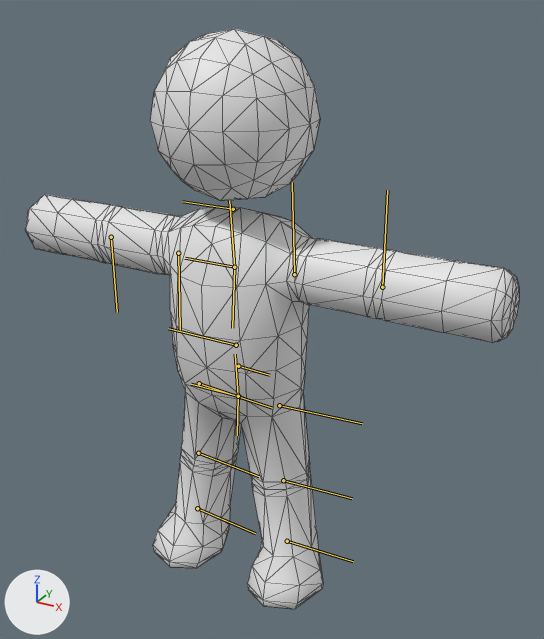
What one commit did to the FBX model Assets/Models/Civilian/Civilian.FBX.
One viewpoint serves both versions: a 50 mm lens placed at (0.0277, -0.0449, 0.0465), pointed at (0.0031, -0.0002, 0.0241). Every picture has the same lights, and +X, +Y and +Z are marked at lower left. The bones that bend it are drawn over the model as lines. Mesh edges are drawn as thin lines.

Objects in the first picture: 'Civilian'.
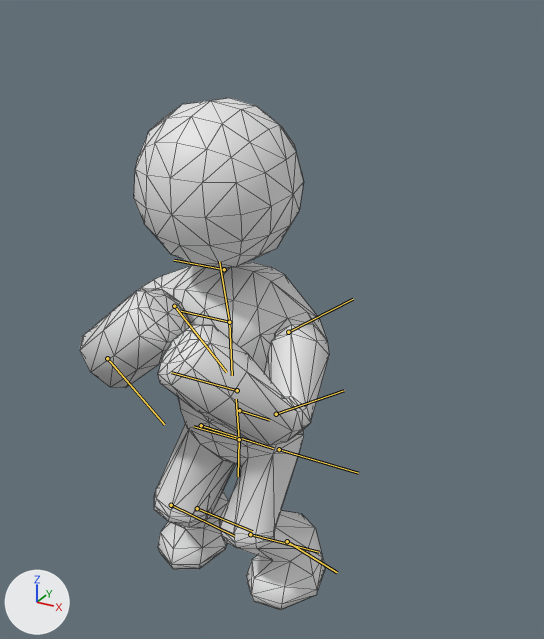
The newer file adds an action. The first version stands in its rest pose; the second is drawn at frame 38 of the action 'idle'.

Changed parts and their boxes [x1, y1, x2, y2] in the pictures (544 x 639 px):
'Civilian', posed (49% narrower, 12% shorter): before [25, 29, 519, 609]; after [80, 98, 329, 610]
bone 'Civilian_pelvis', root to tip: before (238, 366) to (269, 375); after (239, 410) to (269, 420)
bone 'Civilian_UpperlegL', root to tip: before (279, 405) to (362, 423); after (279, 449) to (358, 473)
bone 'Civilian_LowerlegL', root to tip: before (283, 480) to (352, 498); after (250, 534) to (319, 552)
bone 'Civilian_FootL', root to tip: before (287, 541) to (353, 561); after (287, 541) to (337, 572)
bone 'Civilian_UpperlegR', root to tip: before (199, 383) to (272, 408); after (201, 425) to (273, 448)
bone 'Civilian_LowerlegR', root to tip: before (198, 453) to (259, 476); after (171, 505) to (234, 536)
bone 'Civilian_FootR', root to tip: before (197, 508) to (255, 533); after (197, 508) to (252, 531)
bone 'Civilian_Spine2', root to tip: before (236, 345) to (168, 328); after (237, 390) to (171, 372)
bone 'Civilian_UpperarmL', root to tip: before (294, 274) to (292, 182); after (288, 332) to (353, 299)
bone 'Civilian_ForearmL', root to tip: before (382, 287) to (387, 190); after (276, 414) to (344, 390)
bone 'Civilian_UpperarmR', root to tip: before (178, 253) to (180, 330); after (174, 306) to (226, 372)
bone 'Civilian_ForearmR', root to tip: before (111, 237) to (117, 312); after (107, 358) to (164, 424)

The edits, one by one:
Bone 'Civilian_pelvis' (bone_civilian_pelvis) moves from (0.0, 0.0, 0.0) to (0.159, 0.006, 0.0).
Bone 'Civilian_UpperlegL' (bone_civilian_upperlegl) turns from (0, 0, 0) to (2, -43, -3) degrees about its own x, y and z.
Bone 'Civilian_LowerlegL' (bone_civilian_lowerlegl) turns from (0, 0, 0) to (-61, 96, -56) degrees about its own x, y and z.
Bone 'Civilian_FootL' (bone_civilian_footl) turns from (0, 0, 0) to (19, -48, 0) degrees about its own x, y and z.
Bone 'Civilian_UpperlegR' (bone_civilian_upperlegr) turns from (0, 0, 0) to (-2, -43, 3) degrees about its own x, y and z.
Bone 'Civilian_LowerlegR' (bone_civilian_lowerlegr) turns from (0, 0, 0) to (61, 96, 56) degrees about its own x, y and z.
Bone 'Civilian_FootR' (bone_civilian_footr) turns from (0, 0, 0) to (-5, -42, 15) degrees about its own x, y and z.
Bone 'Civilian_Spine2' (bone_civilian_spine2) turns from (0, 0, 0) to (0, -8, 0) degrees about its own x, y and z.
Bone 'Civilian_UpperarmL' (bone_civilian_upperarml) turns from (0, 0, 0) to (6, -59, -60) degrees about its own x, y and z.
Bone 'Civilian_ForearmL' (bone_civilian_forearml) turns from (0, 0, 0) to (0, -103, 0) degrees about its own x, y and z.
Bone 'Civilian_UpperarmR' (bone_civilian_upperarmr) turns from (0, 0, 0) to (0, -62, 42) degrees about its own x, y and z.
Bone 'Civilian_ForearmR' (bone_civilian_forearmr) turns from (0, 0, 0) to (0, -122, 0) degrees about its own x, y and z.
